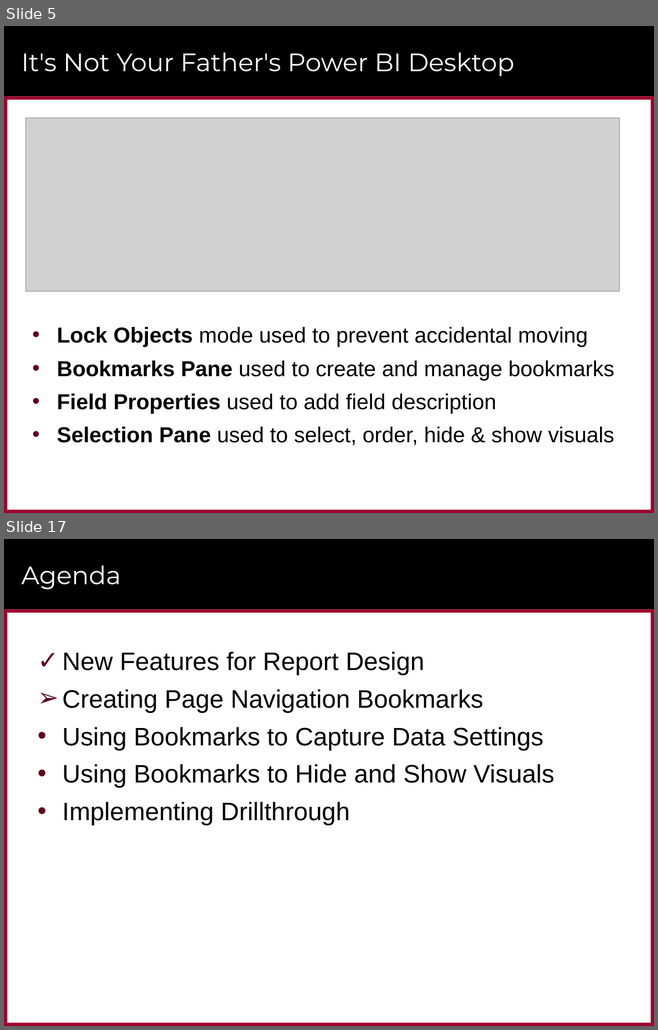
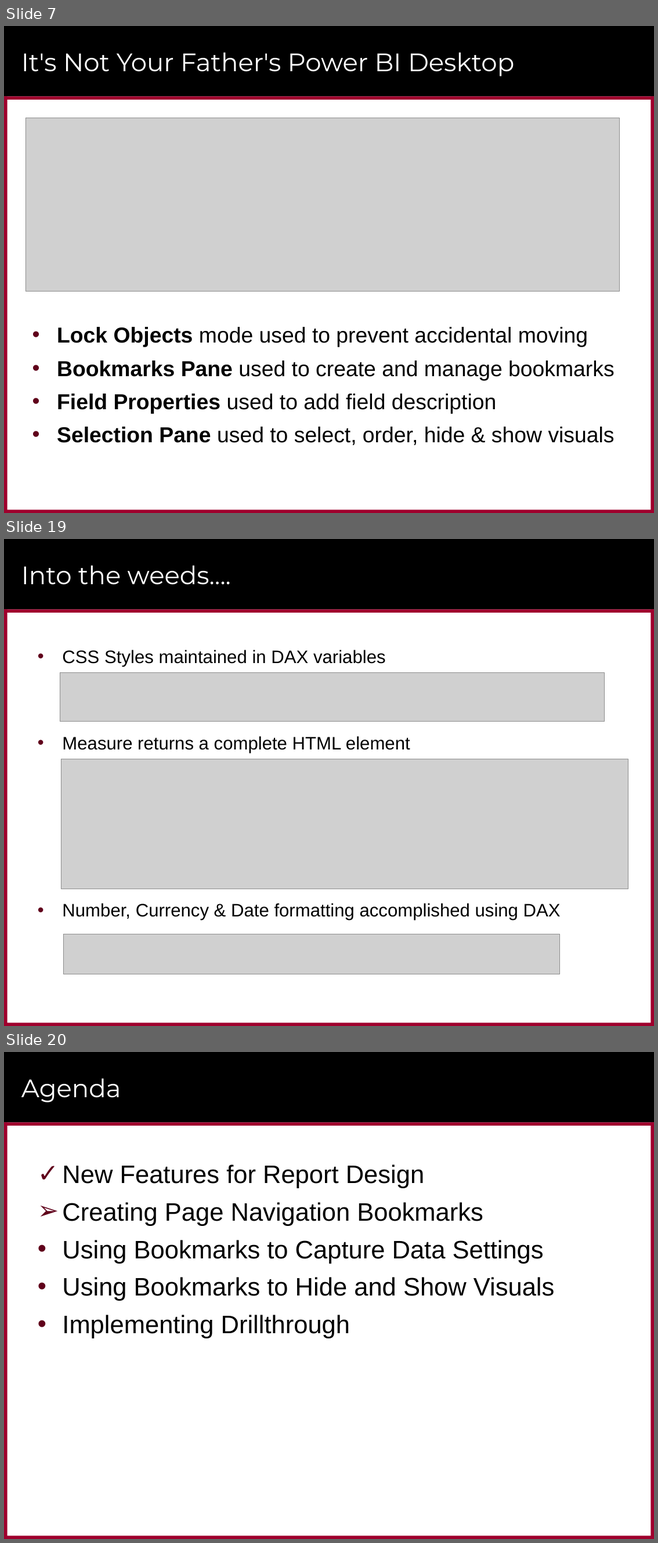
Before and after one commit to CriticalPathTraining/Bookmarks, a slide deck: Bookmarks.pptx. Shown one above the other, each under a label of ours: slides 5 and 17 before the commit, slides 7, 19 and 20 after it; the slides between them are not shown. The pictures are 658x1030 and 658x1543 pixels, drawn with LibreOffice and Linux fonts; fonts in the diff are those of the drawing; grey boxes stand for pictures; background and template pictures are left out. Boxes give left, top, right and bottom in pixels: in the first picture for what was removed or moved away, otherwise in the second. Text is boxed around its words. In the diff, an @@ line names an element or a change of style, - is before the commit and + after.

```diff
--- a/Bookmarks.pptx
+++ b/Bookmarks.pptx
@@ slide 19 added at <box>4,539,654,1026</box>, background #FFFFFF; not listed: 6 template elements that a slide beside it also shows @@
@@ title added at <box>21,565,231,585</box>, 28 pt, text #FFFFFF @@
+Into the weeds….
@@ text added at <box>62,650,560,921</box>, 20 pt, text #000000 @@
+• CSS Styles maintained in DAX variables
+• Measure returns a complete HTML element
+• Number, Currency & Date formatting accomplished using DAX
@@ picture added at <box>60,673,604,722</box> @@
@@ picture added at <box>61,759,628,889</box> @@
@@ picture added at <box>64,934,560,974</box> @@
@@ what was slide 5 is now slide 7 @@
@@ what was slide 17 is now slide 20 @@
```
Also in this commit, not shown: 10 slides changed, 10 other slides added, 7 slides removed, 1 other file.
